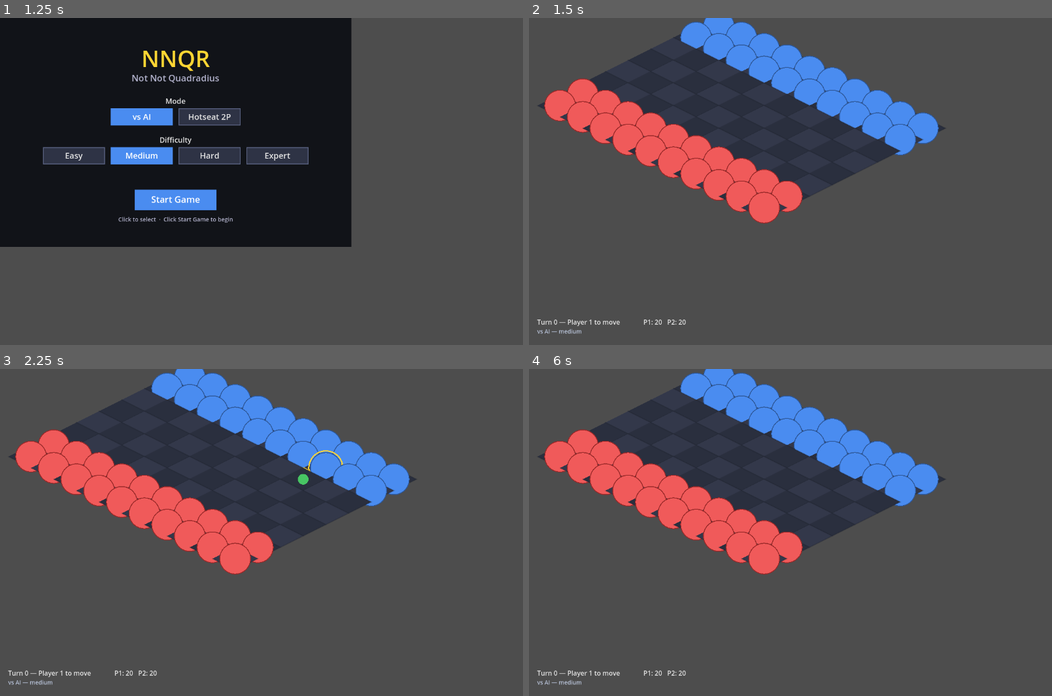
Above: before the commit, frames 1-4 (two rows, left to right).
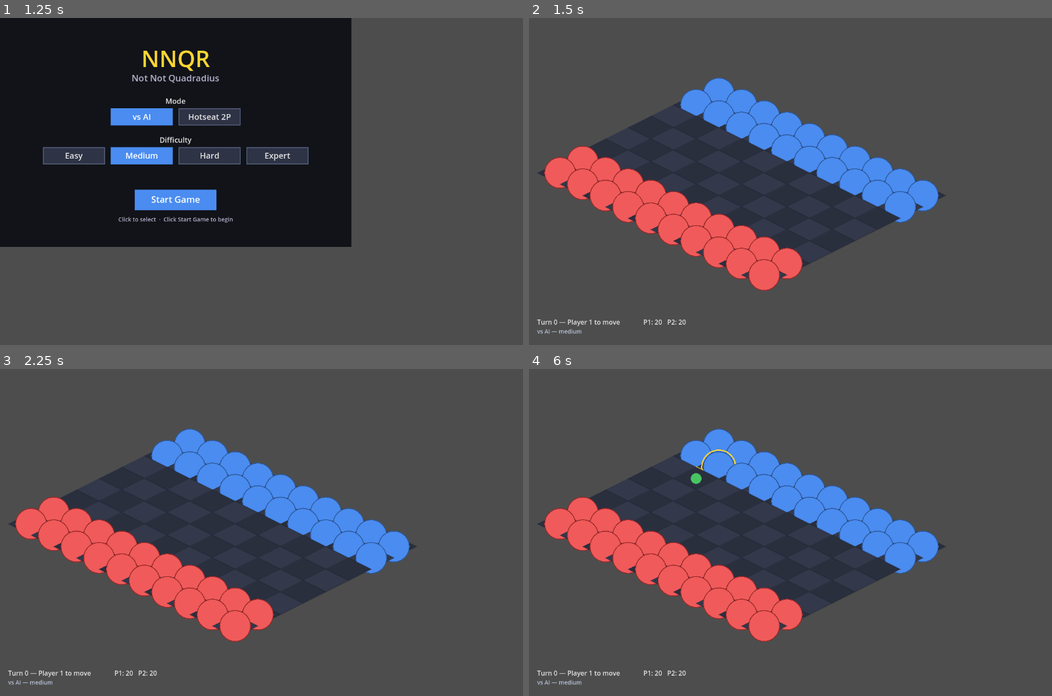
Above: after the commit, the same moments.

Repository: vinnie357/nnqr
Game: Godot game, scene res://main.tscn
The game is run twice, just before and just after one commit, with the same random seed, the same clock (stepped at 60 frames per second) and the same inputs.
Inputs (mouse positions are in pixels of both pictures, inside the frame that each line leads up to):
- Up to frame 1 (1.25 s): tap Enter at 0.5 s; move the mouse to (376, 165) at 0.52 s; tap N at 0.6 s; click (376, 165) at 0.67 s
- Up to frame 2 (1.5 s): tap Space at 1.25 s; move the mouse to (685, 197) at 1.27 s; tap 1 at 1.35 s; click (685, 197) at 1.42 s
- Up to frame 3 (2.25 s): tap Enter at 2 s; move the mouse to (313, 460) at 2.02 s; tap 2 at 2.1 s; click (313, 460) at 2.17 s
- Up to frame 4 (6 s): tap Space at 2.75, 4.25 s; move the mouse to (764, 597) at 2.77 s; tap 3 at 2.85 s; click (764, 597) at 2.92 s; tap Enter at 3.5 s; move the mouse to (947, 581) at 3.52 s; tap 4 at 3.6 s; click (947, 581) at 3.67 s; move the mouse to (633, 483) at 4.27 s; tap 5 at 4.35 s; click (633, 483) at 4.42 s; move the mouse to (816, 532) at 5.02 s; tap 6 at 5.1 s; click (816, 532) at 5.17 s; move the mouse to (712, 450) at 5.77 s; tap 7 at 5.85 s; click (712, 450) at 5.92 s

Frame 1 is identical in both runs. In frame 2, 37% of the frame differs, in the area x 1-80%, y 0-84%; in frame 3, 37%; in frame 4, 37%.

Commit message:
fix(godot): grow iso board on large windows + vertically center

Diff:
--- a/godot/src/renderer.gd
+++ b/godot/src/renderer.gd
@@ -50,8 +50,10 @@
 const BOARD_MARGIN: int = 20    ## inset margin around the board within its area
 
 ## TILE_W clamping range (px, full diamond width).
+## TILE_W_MAX is a high sanity bound only — the board grows with the window up
+## to this cap so a maximized window shows a large board, not a small one in grey.
 const TILE_W_MIN: int = 24
-const TILE_W_MAX: int = 120
+const TILE_W_MAX: int = 200
 
 ## Legacy TILE constant kept only so external scripts that import Renderer.TILE
 ## continue to compile.  power_menu.gd now positions itself from the viewport
@@ -182,10 +184,6 @@
 	_height_step = _tile_h * 0.375   ## ~HEIGHT_STEP/TILE_H ratio from original (12/32 ≈ 0.375)
 	_piece_radius = _tile_w * 0.33
 
-	# Diamond pixel extents at this tile size.
-	var diamond_w: float = n * _tile_w / 2.0
-	var diamond_h: float = n * _tile_h / 2.0 + 4.0 * _height_step  # +max elevation headroom
-
 	# Center the board within the available area (top-left corner = BOARD_MARGIN).
 	var board_area_left: float = float(BOARD_MARGIN)
 	var board_area_top: float  = float(BOARD_MARGIN)
@@ -210,9 +208,17 @@
 	# col_mid = (1+10)/2 = 5.5, row_mid = (1+8)/2 = 4.5 → col_mid - row_mid = 1.0
 	_origin_x = board_center_x - 1.0 * hw
 
-	# y: topmost tile is (row=1,col=1): origin_y + (1+1)*hh = origin_y + 2*hh
-	# We want that to land at board_area_top:
-	_origin_y = board_area_top - 2.0 * hh
+	# y: vertically center the diamond within the available area.
+	# Visual vertical extent of the board (top face centers + elevation headroom):
+	#   topmost point  = origin_y + (1+1)*hh - 4*HEIGHT_STEP - hh   [tile (1,1), max lift, top tip]
+	#                  = origin_y + hh - 4*HEIGHT_STEP
+	#   bottommost     = origin_y + (8+10)*hh + hh                  [tile (8,10), h=0, bottom tip]
+	#                  = origin_y + 19*hh
+	# Diamond visual height = 18*hh + 4*HEIGHT_STEP.
+	# Its vertical midpoint = origin_y + 10*hh - 2*HEIGHT_STEP.
+	# Solve so that midpoint == board_area_top + board_area_h/2.
+	var board_center_y: float = board_area_top + board_area_h / 2.0
+	_origin_y = board_center_y - 10.0 * hh + 2.0 * _height_step
 
 	# Power menu: right strip.
 	_menu_x = vp_w - float(MENU_STRIP_W) + 8.0
